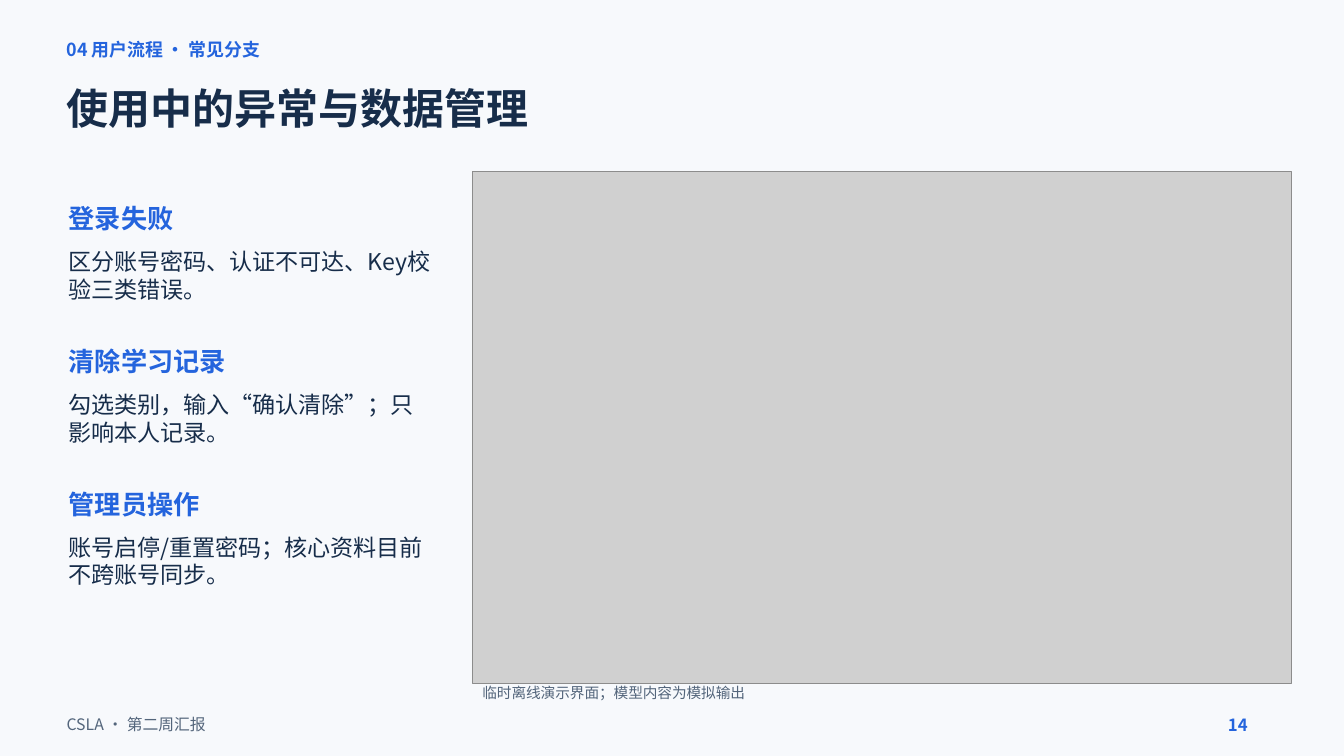
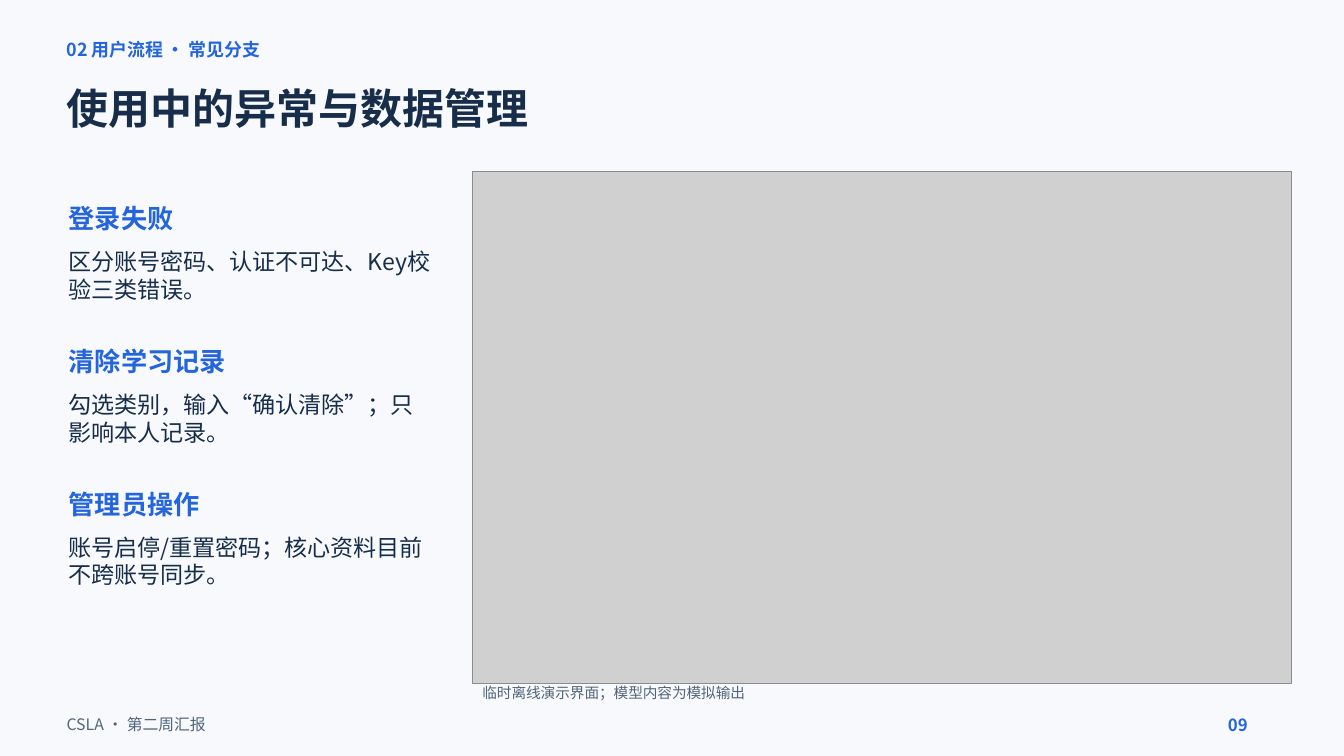
Before and after one commit to KnightofAltria/AIassistant, a slide deck: slide 9 of 文档/汇报内容/第二周汇报/第二周汇报.pptx (slide 14 before the commit). Drawn at 1344x756 pixels with LibreOffice and Linux fonts; fonts in the diff are those of the drawing; grey boxes stand for pictures. Boxes give left, top, right and bottom in pixels: in the first picture for what was removed or moved away, otherwise in the second. Text is boxed around its words. In the diff, an @@ line names an element or a change of style, - is before the commit and + after.

Commit message:
docs: 将用户使用流程前移至汇报第二部分

```diff
--- a/文档/汇报内容/第二周汇报/第二周汇报.pptx
+++ b/文档/汇报内容/第二周汇报/第二周汇报.pptx
@@ text at (x1=67, y1=40, x2=260, y2=58): text changed @@
-04 用户流程 · 常见分支
+02 用户流程 · 常见分支
@@ text at (x1=1228, y1=718, x2=1248, y2=731): text changed @@
-14
+09
```
Also in this commit, not shown: 12 other slides changed.
